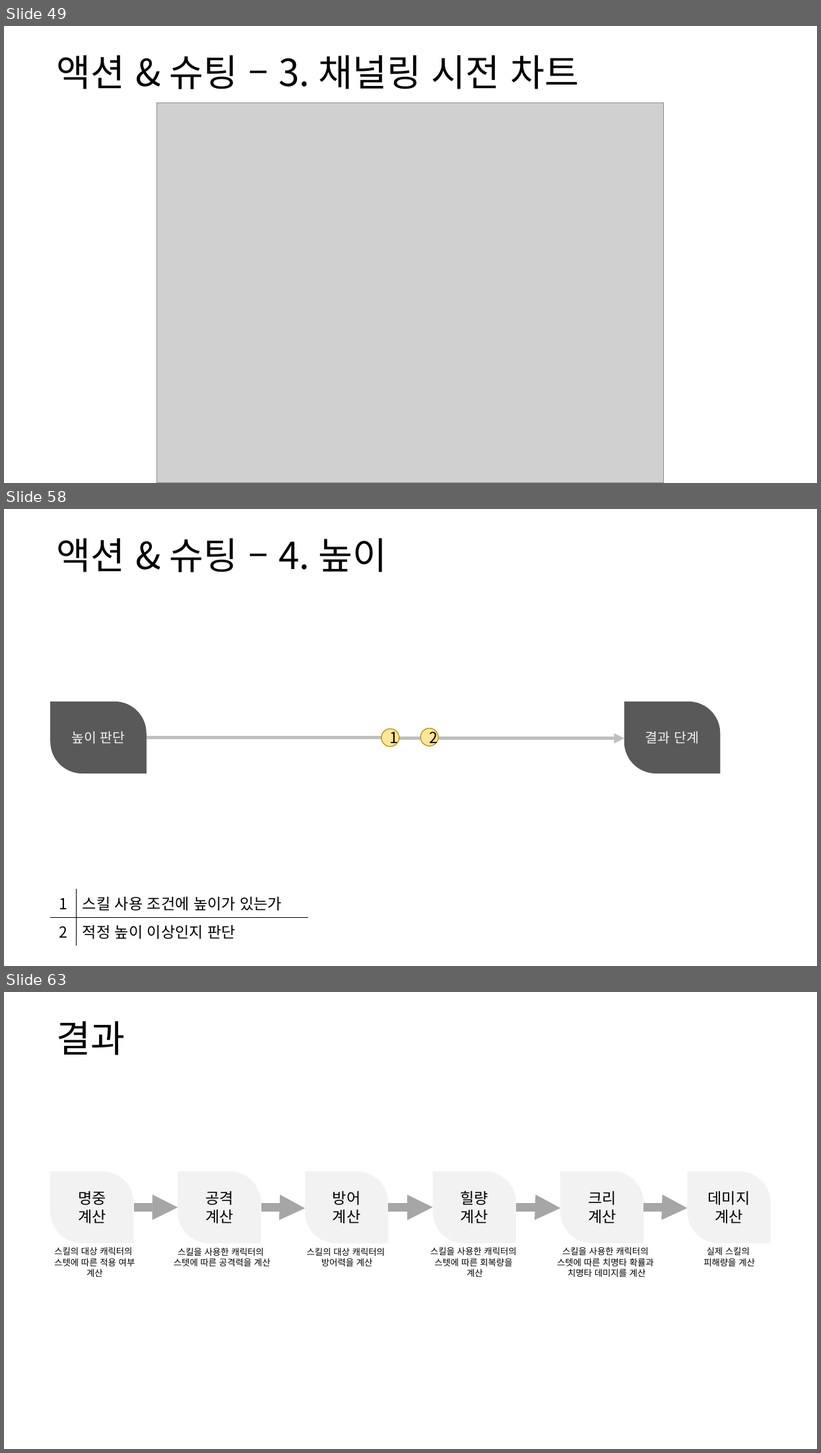
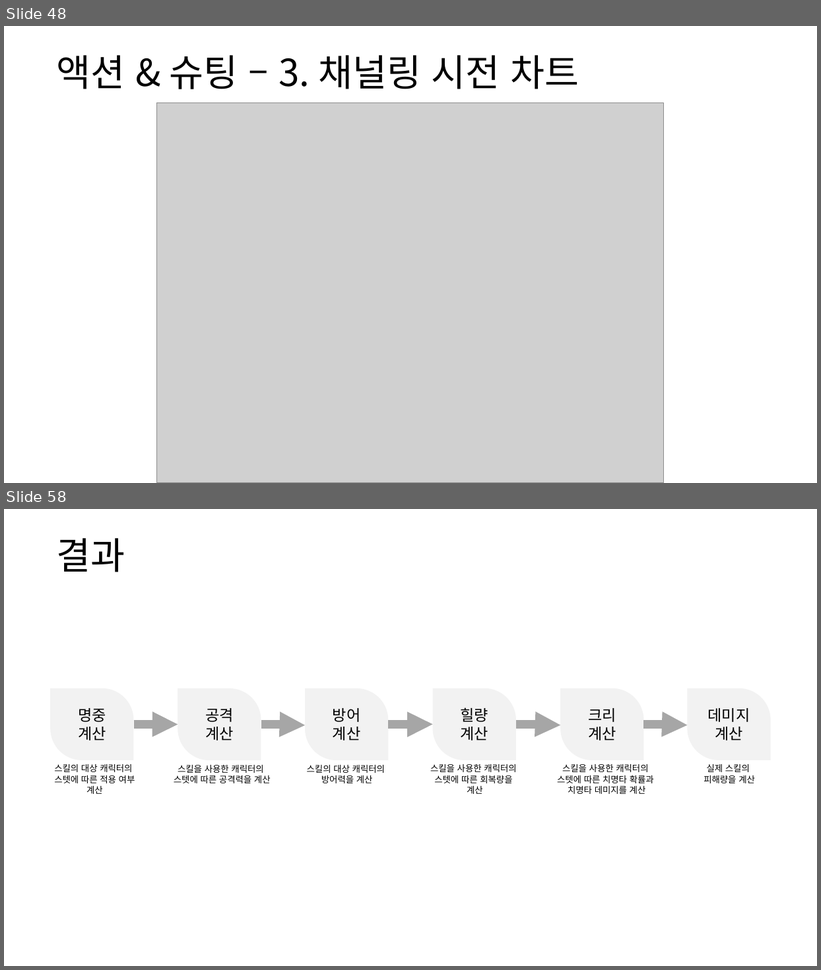
Before and after one commit to yjk0401/unityenginebasic_9th, a slide deck: 기획/방랑엽사전/스킬 시스템 기획서.pptx. Shown one above the other, each under a label of ours: slides 49, 58 and 63 before the commit, slides 48 and 58 after it; the slides between them are not shown. The pictures are 821x1453 and 821x970 pixels, drawn with LibreOffice and Linux fonts; fonts in the diff are those of the drawing; grey boxes stand for pictures. Boxes give left, top, right and bottom in pixels: in the first picture for what was removed or moved away, otherwise in the second. Text is boxed around its words. In the diff, an @@ line names an element or a change of style, - is before the commit and + after.

```diff
--- a/기획/방랑엽사전/스킬 시스템 기획서.pptx
+++ b/기획/방랑엽사전/스킬 시스템 기획서.pptx
@@ slide 58 removed at <box>4,509,817,966</box>, background #FFFFFF @@
@@ text removed at <box>56,538,387,572</box> @@
-액션 & 슈팅 – 4. 높이
@@ round diag rect removed at <box>50,702,146,774</box> @@
-높이 판단
@@ round diag rect removed at <box>624,702,720,774</box> @@
-결과 단계
@@ elbow arrow removed from (147, 738) to (624, 739) @@
@@ ellipse removed at <box>382,729,399,747</box> @@
-1
@@ ellipse removed at <box>420,729,438,747</box> @@
-2
@@ table removed at <box>50,890,308,942</box>, 2 rows, 2 columns @@
-1 | 스킬 사용 조건에 높이가 있는가
-2 | 적정 높이 이상인지 판단
@@ what was slide 49 is now slide 48 @@
@@ what was slide 63 is now slide 58 @@
```
Also in this commit, not shown: 8 slides changed, 2 slides added, 6 other slides removed, 1 other file.
